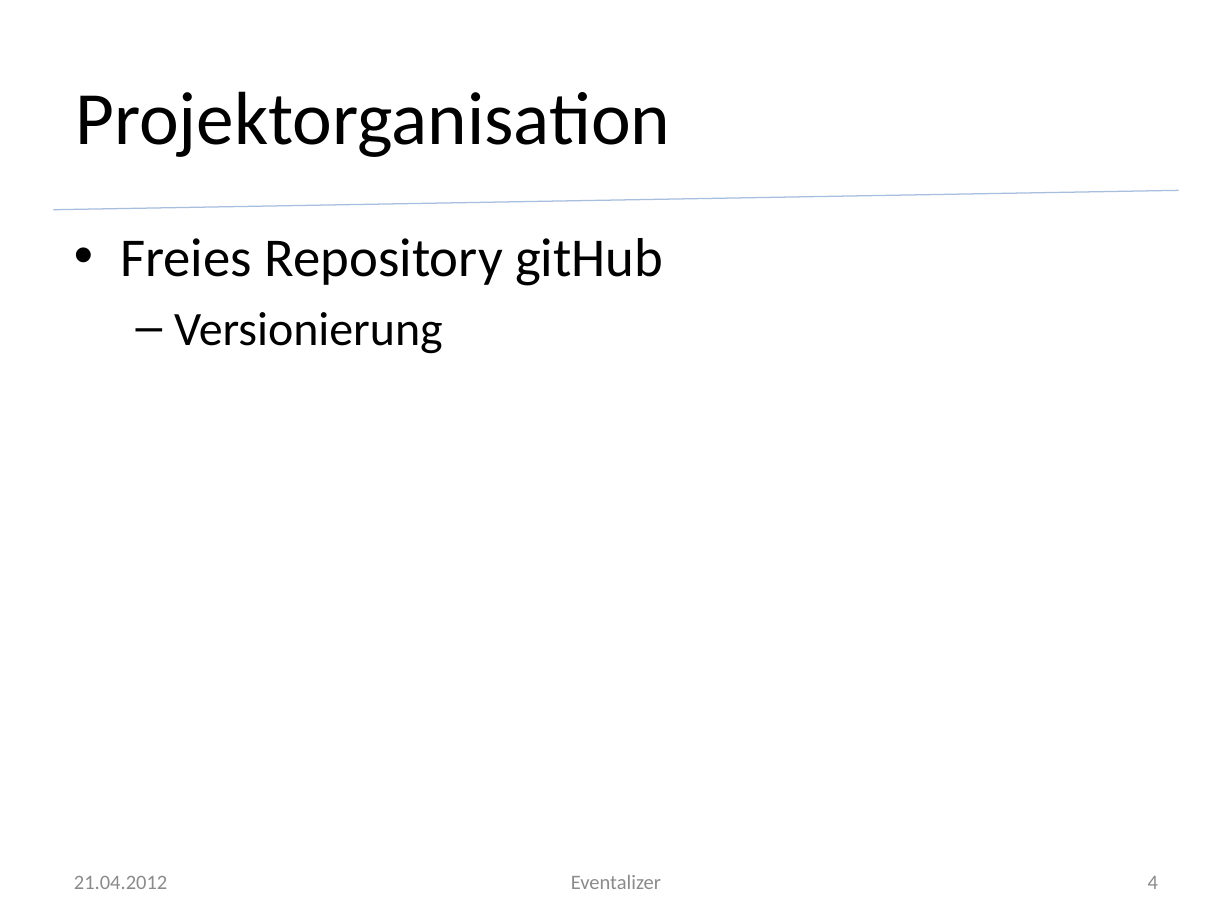
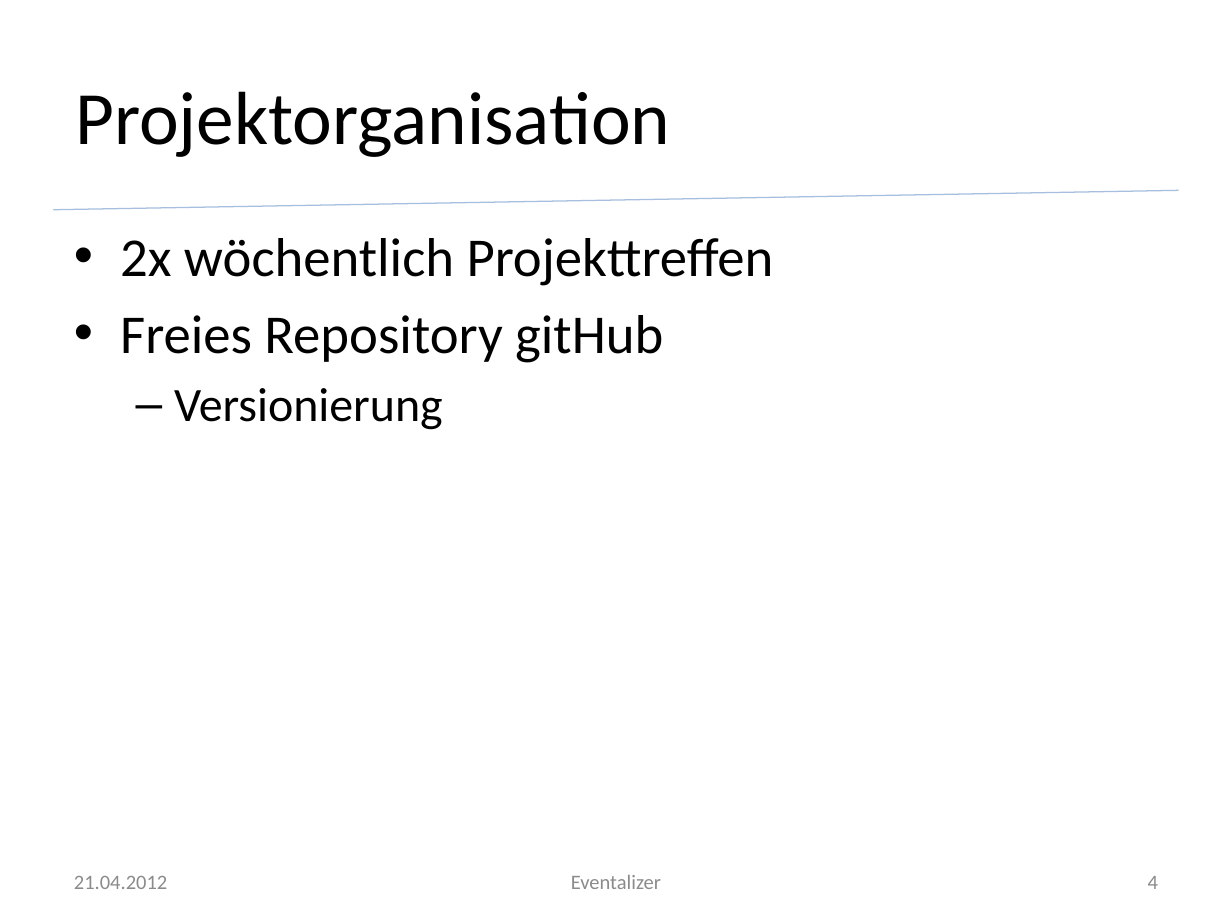
Before and after one commit to silkslostsoul/Eventalizer, a slide deck: slide 4 of Dokumente/Zwischenstand zum 2012 04 21.pptx. Drawn at 1232x924 pixels with LibreOffice and Linux fonts; fonts in the diff are those of the drawing; background and template pictures are left out. Boxes give left, top, right and bottom in pixels: in the first picture for what was removed or moved away, otherwise in the second. Text is boxed around its words. In the diff, an @@ line names an element or a change of style, - is before the commit and + after.

Commit message:
Update

```diff
--- a/Dokumente/Zwischenstand zum 2012 04 21.pptx
+++ b/Dokumente/Zwischenstand zum 2012 04 21.pptx
@@ text at (120,238,774,286): paragraph added @@
+• 2x wöchentlich Projekttreffen
```
